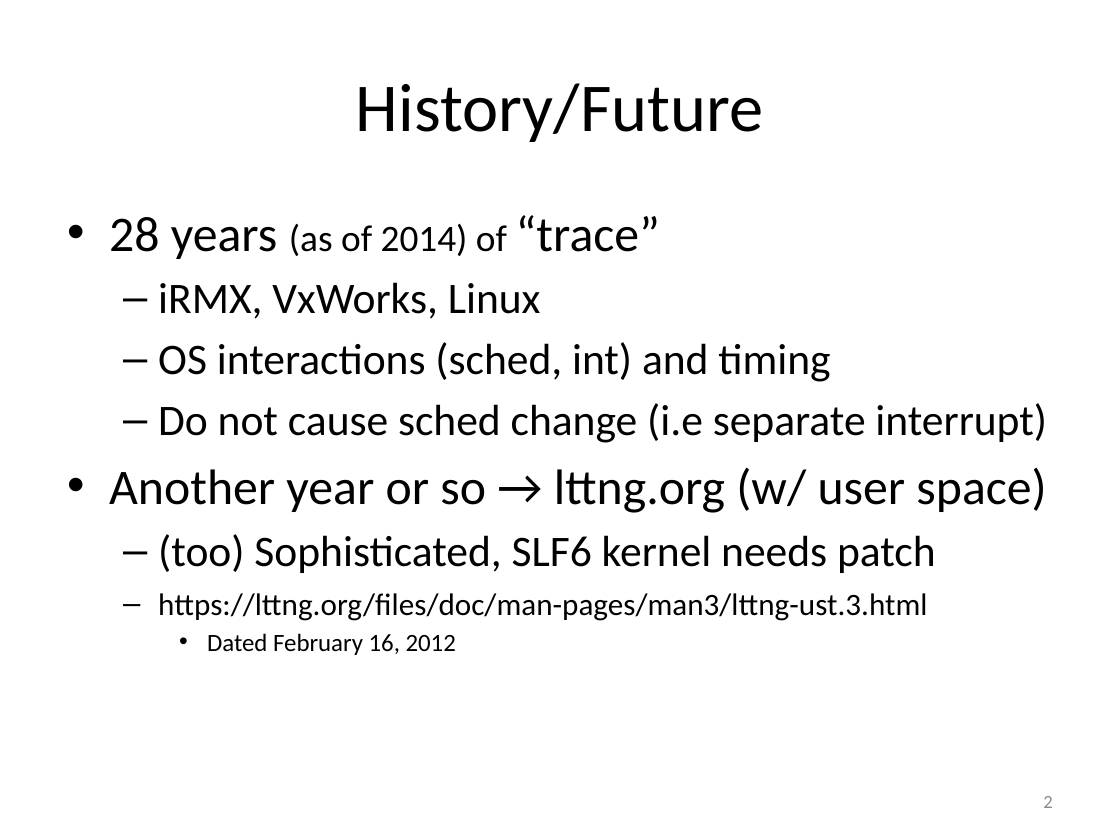
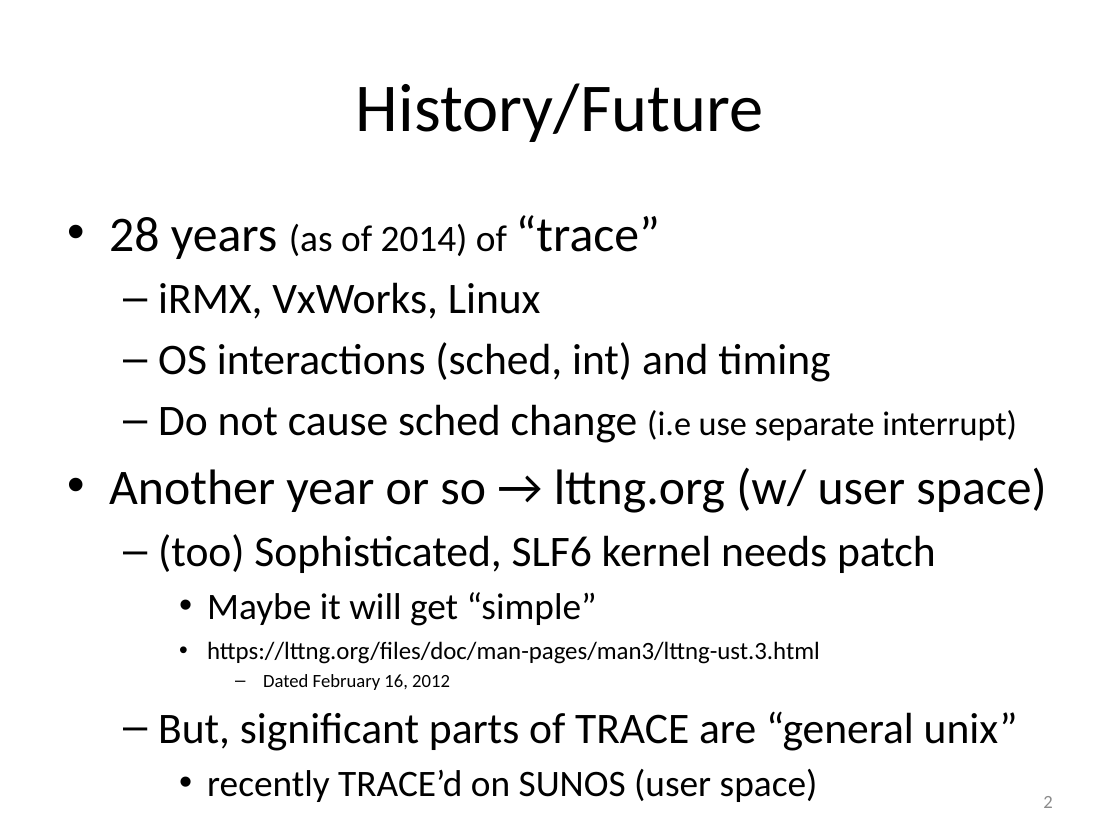
Before and after one commit to art-daq/trace, a slide deck: slide 2 of trace/doc/trace.pptx. Drawn at 1120x840 pixels with LibreOffice and Linux fonts; fonts in the diff are those of the drawing. Boxes give left, top, right and bottom in pixels: in the first picture for what was removed or moved away, otherwise in the second. Text is boxed around its words. In the diff, an @@ line names an element or a change of style, - is before the commit and + after.

```diff
--- a/trace/doc/trace.pptx
+++ b/trace/doc/trace.pptx
@@ text at (x1=158, y1=404, x2=1017, y2=443): text changed; size 28 to 22 pt @@
-  – Do not cause sched change (i.e separate interrupt)
+  – Do not cause sched change (i.e use separate interrupt)
@@ text at (x1=207, y1=592, x2=597, y2=626): paragraph added @@
+    • Maybe it will get “simple”
@@ text at (x1=207, y1=641, x2=820, y2=690): size 20 to 16 pt in "https://lttng.org/files/doc/man-pages/man3/lttng-ust.3.html"; size 16 to 12 pt in "Dated February 16, 2012"; bullet – to •; list level 2 to 3 in "https://lttng.org/files/doc/man-pages/man3/lttng-ust.3.html"; bullet • to –; list level 3 to 4 in "Dated February 16, 2012" @@
@@ text at (x1=158, y1=711, x2=1018, y2=802): paragraphs added @@
+  – But, significant parts of TRACE are “general unix”
+    • recently TRACE’d on SUNOS (user space)
```
Also in this commit, not shown: 7 other slides changed.
